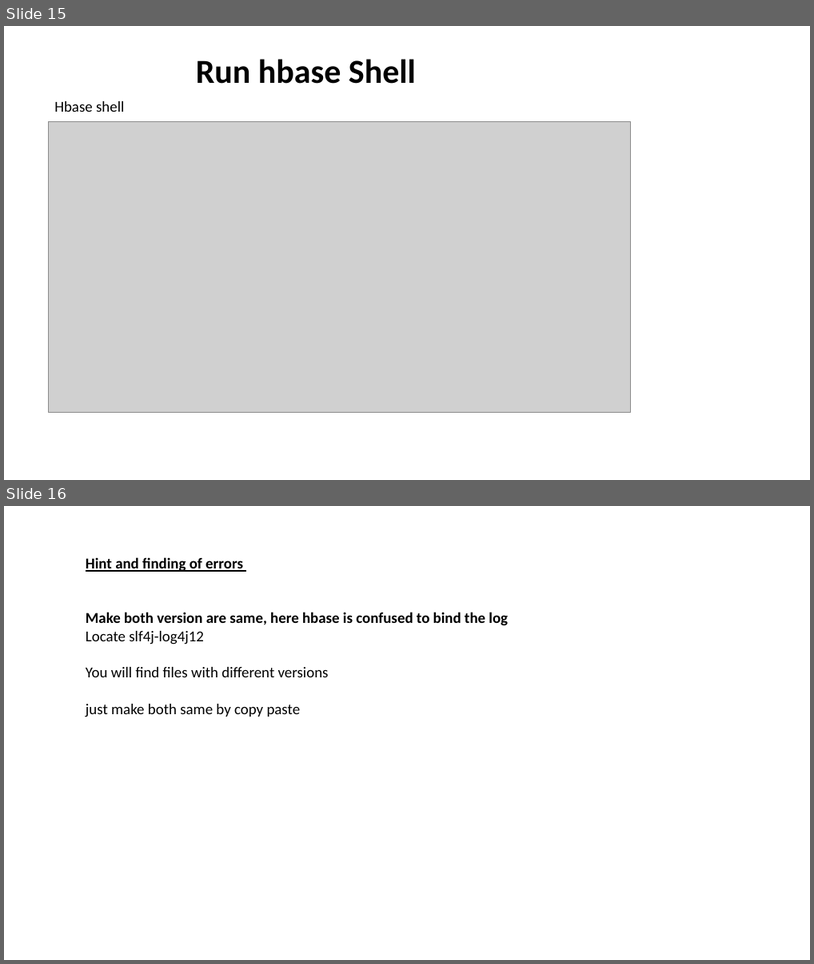
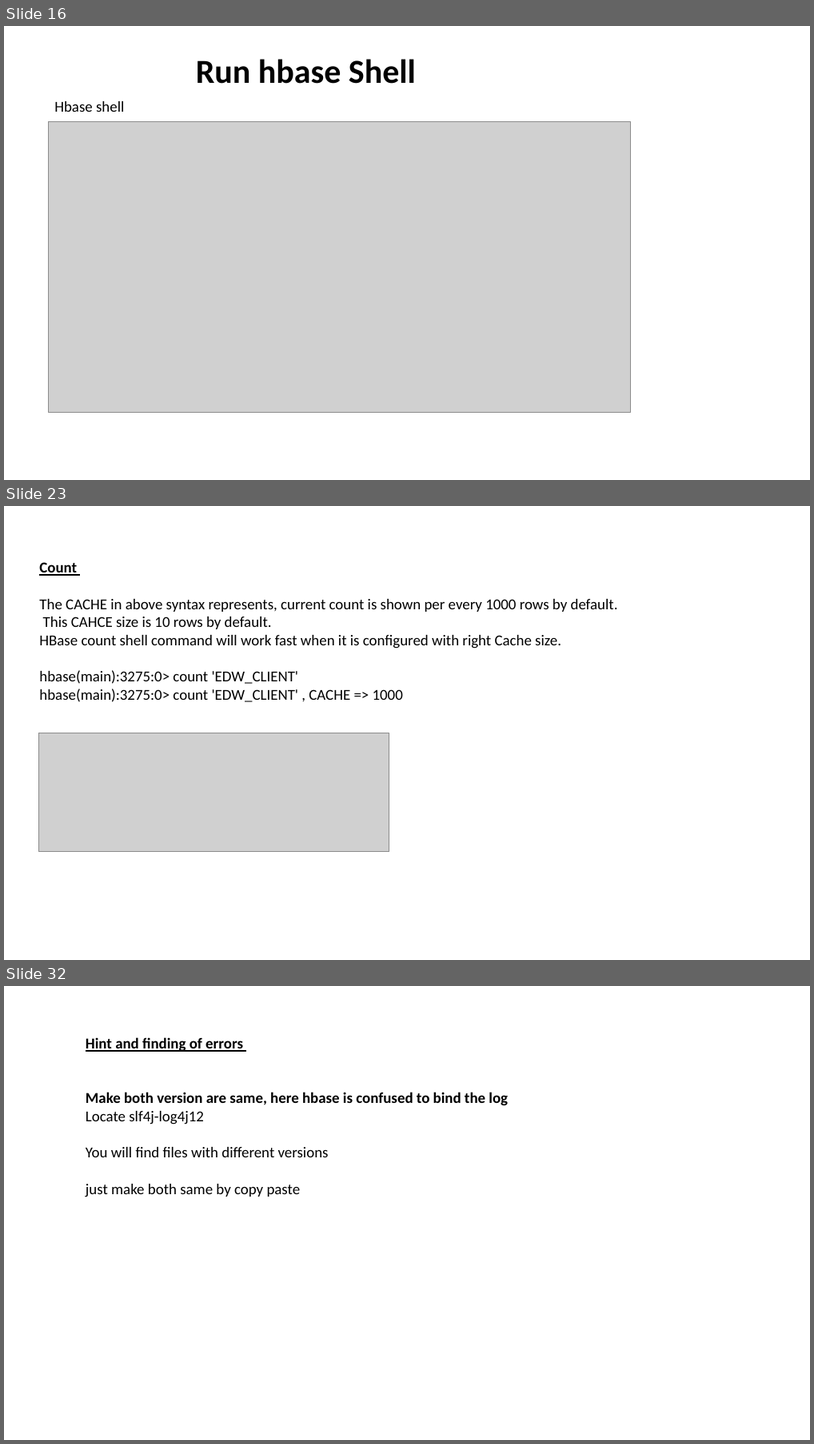
Before and after one commit to aashmishra/Bigdata_ppt, a slide deck: hbase.pptx. Shown one above the other, each under a label of ours: slides 15 and 16 before the commit, slides 16, 23 and 32 after it; the slides between them are not shown. The pictures are 814x964 and 814x1444 pixels, drawn with LibreOffice and Linux fonts; fonts in the diff are those of the drawing; grey boxes stand for pictures. Boxes give left, top, right and bottom in pixels: in the first picture for what was removed or moved away, otherwise in the second. Text is boxed around its words. In the diff, an @@ line names an element or a change of style, - is before the commit and + after.

```diff
--- a/hbase.pptx
+++ b/hbase.pptx
@@ slide 23 added at [4, 506, 810, 960], background #FFFFFF @@
@@ text added at [39, 562, 618, 702], 18 pt, text #000000 @@
+Count
+The CACHE in above syntax represents, current count is shown per every 1000 rows by default.
+This CAHCE size is 10 rows by default.
+HBase count shell command will work fast when it is configured with right Cache size.
+hbase(main):3275:0> count 'EDW_CLIENT'
+hbase(main):3275:0> count 'EDW_CLIENT' , CACHE => 1000
@@ picture added at [38, 733, 390, 852] @@
@@ what was slide 15 is now slide 16 @@
@@ what was slide 16 is now slide 32 @@
```
Also in this commit, not shown: 3 slides changed, 15 other slides added.
